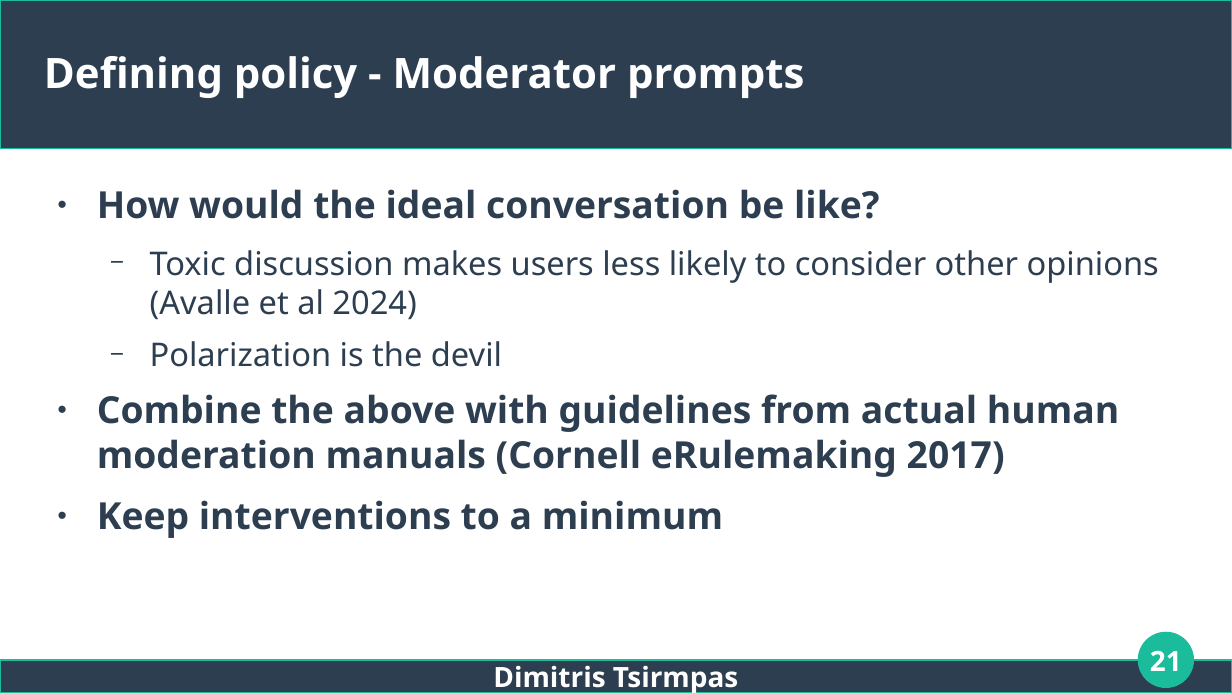
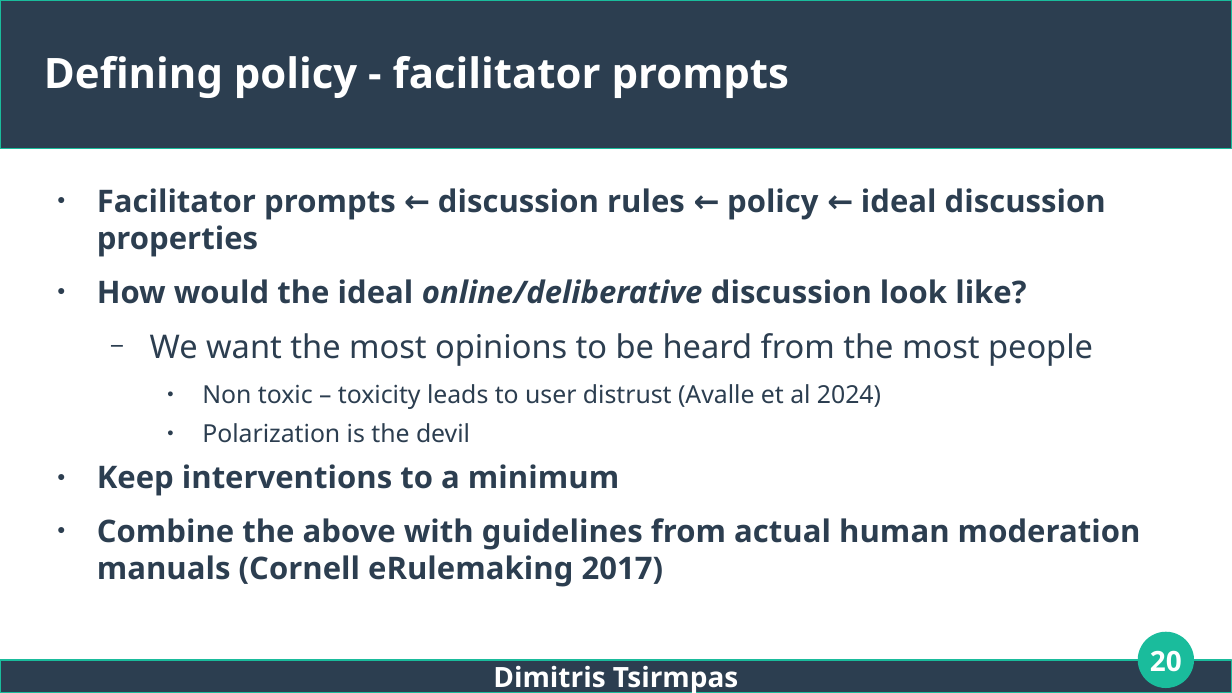
Before and after one commit to dimits-ts/llm_moderation_research, a slide deck: slide 20 of presentations/thesis.odp (slide 21 before the commit). Drawn at 1232x693 pixels with LibreOffice and Linux fonts; fonts in the diff are those of the drawing. Boxes give left, top, right and bottom in pixels: in the first picture for what was removed or moved away, otherwise in the second. Text is boxed around its words. In the diff, an @@ line names an element or a change of style, - is before the commit and + after.

```diff
--- a/presentations/thesis.odp
+++ b/presentations/thesis.odp
@@ title at (44,56,789,98): text changed @@
-Defining policy - Moderator prompts
+Defining policy - facilitator prompts
@@ text at (97,188,1106,409): text changed; size 21 to 20 pt; bold on @@
-● How would the ideal conversation be like?
-  − Toxic discussion makes users less likely to consider other opinions (Avalle et al 2024)
+● Facilitator prompts ← discussion rules ← policy ← ideal discussion properties
+● How would the ideal online/deliberative discussion look like?
+  − We want the most opinions to be heard from the most people
+    ● Non toxic – toxicity leads to user distrust (Avalle et al 2024)
@@ text at (97,423,1141,587): size 21 to 16 pt in "Polarization is the devil"; size 24 to 20 pt in "Combine the above with guidelines from actual ..."; bullet − to ●; list level 2 to 3 in "Polarization is the devil" @@
@@ text at (97,464,619,496): paragraph added @@
+● Keep interventions to a minimum
@@ text at (97,500,723,538): paragraph removed @@
-● Keep interventions to a minimum
@@ page number at (1150,650,1182,672): text changed @@
-21
+20
```
Also in this commit, not shown: 17 other slides changed, 2 slides added, 1 slide removed.
